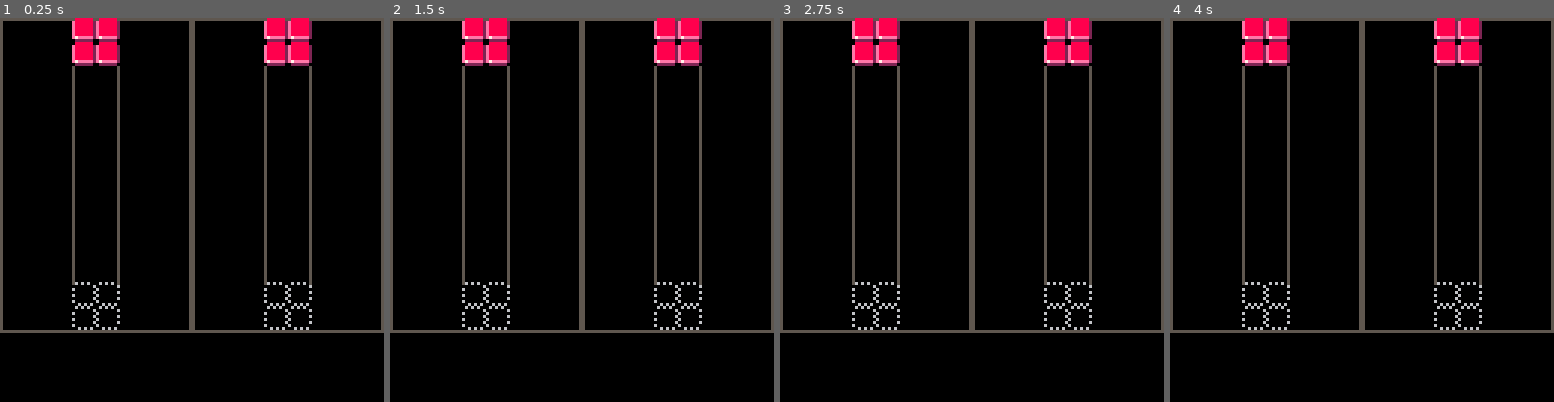
Above: before the commit, frames 1-4 (left to right).
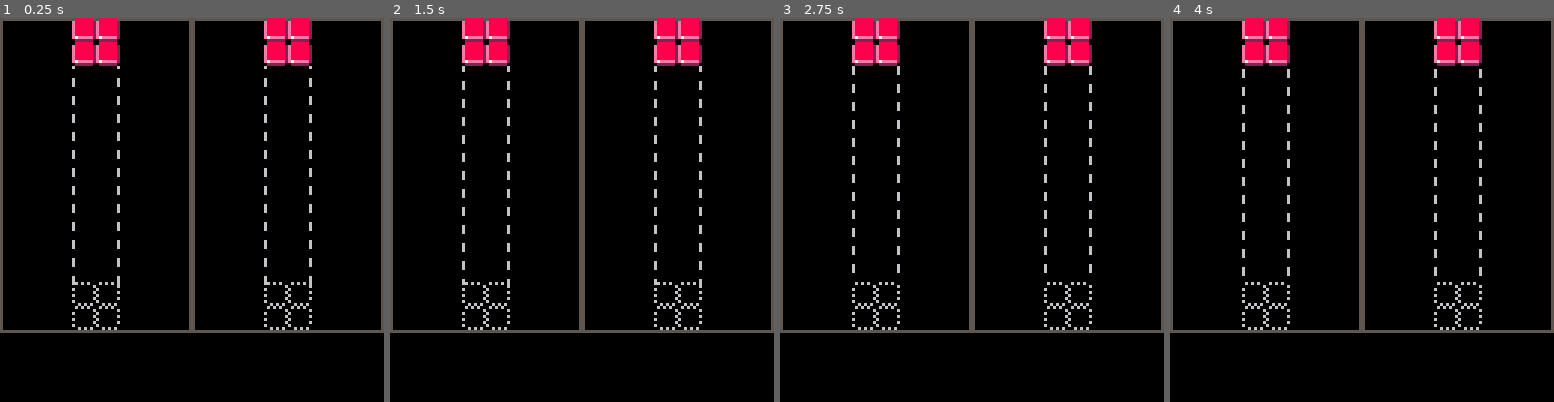
Above: after the commit, the same moments.

Repository: higuaro/pico8-cartridges
Game: PICO-8 cartridge testris.p8
The game is run twice, just before and just after one commit, with the same random seed, the same clock (stepped at 60 frames per second) and the same inputs.
Inputs:
- Up to frame 1 (0.25 s): no input
- Up to frame 2 (1.5 s): no input
- Up to frame 3 (2.75 s): no input
- Up to frame 4 (4 s): no input

The runs differ from the first frame. In frame 1, 1.8% of the frame differs, in the area x 18-82%, y 12-70%; in frame 2, 1.8%; in frame 3, 1.8%; in frame 4, 1.8%.

Commit message:
Ghost lines with dotted animation work

Diff:
--- a/testris.p8
+++ b/testris.p8
@@ -68,6 +68,7 @@
 }
 PIECES = { L, J, Z, S, T, O, I }
 
+DOT_LINE_GAP = 3
 
 ----------------------------------------
 -- Globals
@@ -82,6 +83,8 @@
 
 players = nil
 
+-- vertical offset for ghost dotted lines
+v_dot_line_off = 0
 
 ----------------------------------------
 -- Classes
@@ -113,7 +116,7 @@
  [steps : int] = max number of ticks for the timer,
                  omit it to run indefinitely
 ]]--
-function Scheduler:add_timer(id, time, on_step, ctx, steps)
+function Scheduler:add(id, time, on_step, ctx, steps)
  self.timers[id] = {
   time = time,
   ellapsed = 0,
@@ -399,10 +402,14 @@
 end
  local xo = x + BLOCK * (box.min_c - 1)
  local xf = x + BLOCK * box.max_c - 1
- line(xo, y + BLOCK * bl,
-      xo, y + BLOCK * (offset + tl - 1))
- line(xf, y + BLOCK * br,
-      xf, y + BLOCK * (offset + tr - 1))
+ vert_dot_line(xo,
+               y + BLOCK * bl,
+               y + BLOCK * (offset + tl - 1),
+               6)
+ vert_dot_line(xf,
+               y + BLOCK * br,
+               y + BLOCK * (offset + tr - 1),
+               6)
  self:draw(x, y + offset * BLOCK, GHOST_COLOUR)
 end
 
@@ -513,7 +520,7 @@
  -- self.next = self.gen:next()
 
  local fall_time = 1.3 - (difficulty / 10)
- timers:add_timer(self.id..'piece_fall',
+ timers:add(self.id..'piece_fall',
   fall_time,
   function(tmr)
   end
@@ -608,6 +615,29 @@
  }
 end
 
+function vert_dot_line(x, yo, yf, colour)
+ -- vert_dot_line_offset is global and updated by a timer
+ local gap = DOT_LINE_GAP
+ local solid = true
+ local y = yo
+ local yy = y + v_dot_line_off - gap
+ while y < yf do
+  if solid then
+   if yy >= y then
+    line(x, y, x, yy, colour)
+   end
+   solid = false
+  else
+   solid = true
+  end
+  y = yy + 1
+  yy += gap
+  if yy > yf then
+   yy = yf
+  end
+ end
+end
+
 function draw_block(x, y, colour, block_size)
  local bs = block_size
  if bs == BLOCK then
@@ -661,6 +691,12 @@
   Player.new(0, 'human', timers, seed),
   Player.new(1, 'cpu', timers, seed)
  }
+ timers:add('vert_dot_line_anim',
+  0.05, -- segs
+  function(tmr)
+   v_dot_line_off = (v_dot_line_off + 1) % (2 * DOT_LINE_GAP)
+  end
+ )
 end
 
 function _update()
